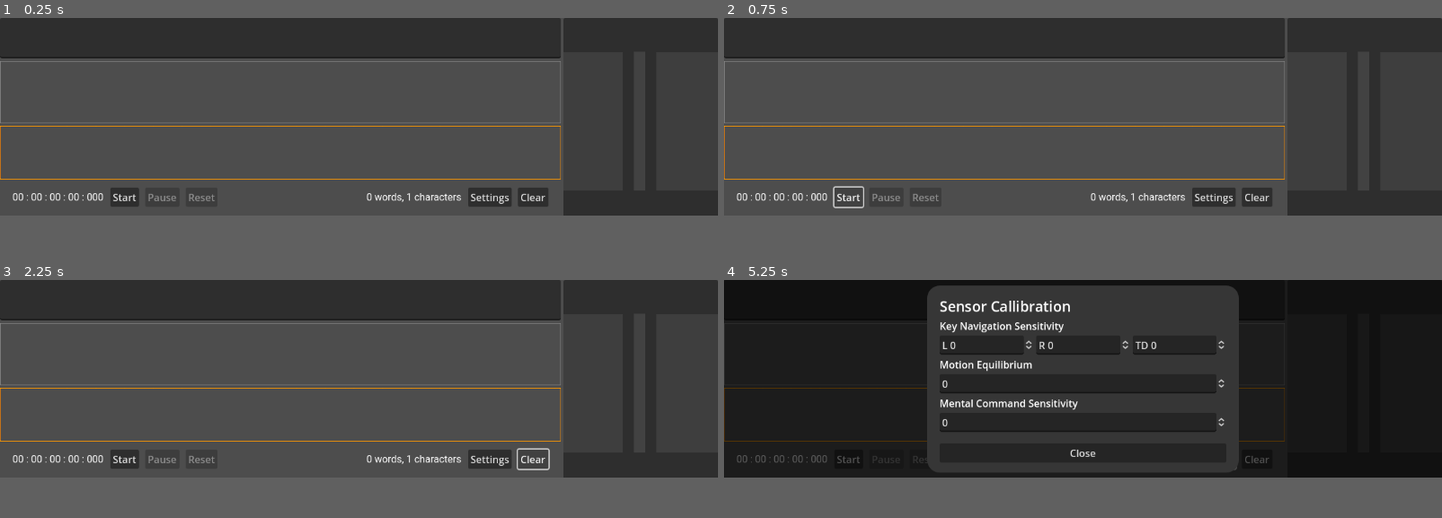
Above: before the commit, frames 1-4 (two rows, left to right).
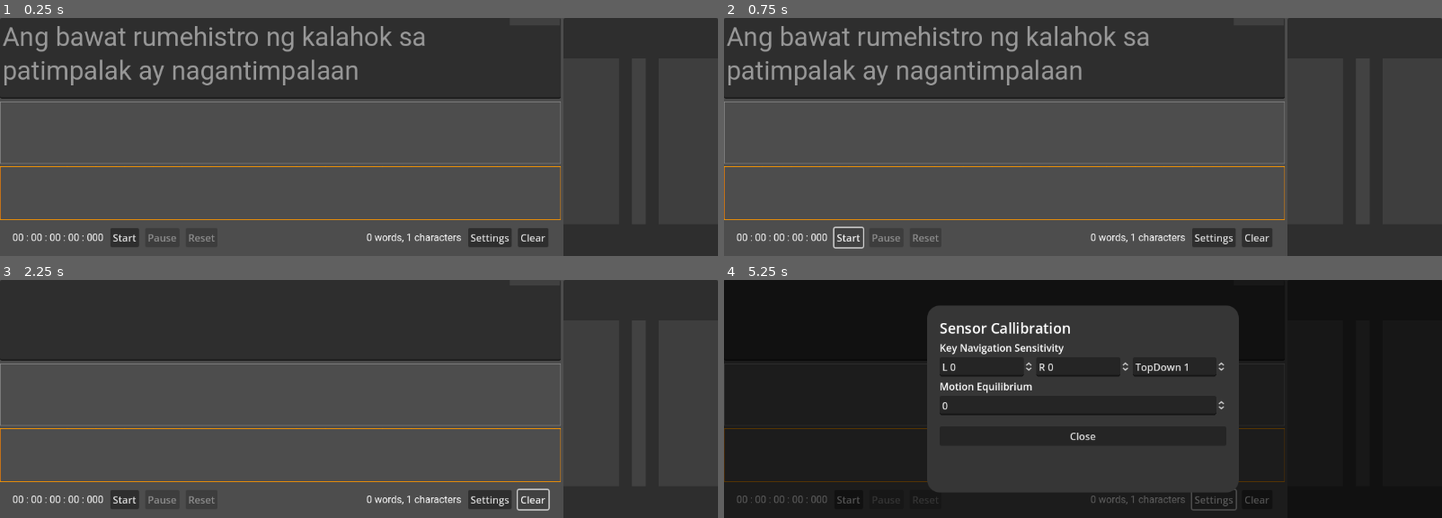
Above: after the commit, the same moments.

Repository: mjsolidarios/sulaisip
Game: Godot game, scene res://Main.tscn
The game is run twice, just before and just after one commit, with the same random seed, the same clock (stepped at 60 frames per second) and the same inputs.
Inputs:
- Up to frame 1 (0.25 s): no input
- Up to frame 2 (0.75 s): click "Start" at 0.5 s
- Up to frame 3 (2.25 s): click "Start" at 1.25 s; click "Clear" at 2 s
- Up to frame 4 (5.25 s): click "Clear" at 2.75 s; click "Start" at 3.5 s; click "Clear" at 4.25 s; click "Settings" at 5 s
In our replay, the window is 799x220 before the commit and 799x265 after it. These sizes can differ from the game's own. Grey fills any space a smaller window leaves; there, only what the larger window draws over its background counts as a difference.

The runs differ from the first frame. In frame 1, 22% of the frame differs, in the area x 0-100%, y 3-100%; in frame 2, 22%; in frame 3, 20%; in frame 4, 11%.
Error in both runs: Attempt to call function 'get_as_text' in base 'null instance' on a null instance. (res://Main.gd:198)

Commit message:
Improved UI

Diff:
--- a/app/Main.gd
+++ b/app/Main.gd
@@ -523,7 +523,8 @@
 		text_suggestions_node.remove_child(i)
 
 	if $HBoxContainer/VBoxContainer/TextEdit.text.length() != 0:
-		next_characters = json['nextCharacters']
+		if str(json).length()>0:
+			next_characters = json['nextCharacters']
 
 	if $HBoxContainer/VBoxContainer/TextEdit.text.length() != 0:
 		# print(json.result['wordList'])
--- a/app/Main.tscn
+++ b/app/Main.tscn
@@ -116,12 +116,14 @@
 layout_mode = 2
 
 [node name="TextEdit" type="TextEdit" parent="HBoxContainer/VBoxContainer"]
-custom_minimum_size = Vector2(0, 65)
+custom_minimum_size = Vector2(0, 130)
 layout_mode = 2
 theme_override_fonts/font = ExtResource("2")
 theme_override_font_sizes/font_size = 42
+placeholder_text = "Ang bawat rumehistro ng kalahok sa patimpalak ay nagantimpalaan"
 wrap_mode = 1
 scroll_smooth = true
+minimap_draw = true
 caret_blink = true
 
 [node name="NinePatchRect" type="NinePatchRect" parent="HBoxContainer/VBoxContainer"]
@@ -265,7 +267,7 @@
 transparent_bg = true
 handle_input_locally = false
 gui_disable_input = true
-size = Vector2i(248, 334)
+size = Vector2i(248, 399)
 size_2d_override_stretch = true
 render_target_update_mode = 4
 
@@ -376,7 +378,6 @@
 one_shot = true
 
 [node name="PanelSettings" type="Panel" parent="."]
-visible = false
 custom_minimum_size = Vector2(500, 0)
 layout_mode = 1
 anchors_preset = 15
@@ -452,7 +453,8 @@
 min_value = -1.0
 max_value = 1.0
 step = 0.1
-prefix = "TD"
+value = 1.0
+prefix = "TopDown"
 
 [node name="Label3" type="Label" parent="PanelSettings/Panel/MarginContainer/VBoxContainer"]
 layout_mode = 2
@@ -465,10 +467,12 @@
 step = 0.1
 
 [node name="Label2" type="Label" parent="PanelSettings/Panel/MarginContainer/VBoxContainer"]
+visible = false
 layout_mode = 2
 text = "Mental Command Sensitivity"
 
 [node name="SpinBoxMentalCom" type="SpinBox" parent="PanelSettings/Panel/MarginContainer/VBoxContainer"]
+visible = false
 layout_mode = 2
 min_value = -1.0
 max_value = 1.0
--- a/app/project.godot
+++ b/app/project.godot
@@ -17,7 +17,7 @@
 
 [display]
 
-window/size/viewport_height=317
+window/size/viewport_height=382
 
 [global]
 
